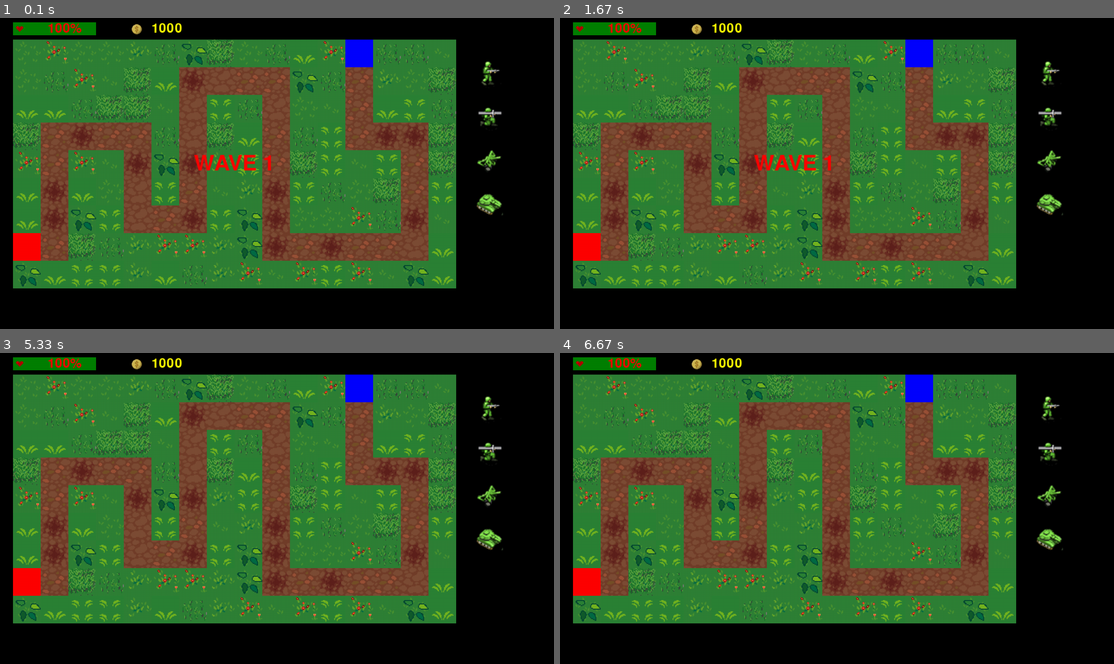
Above: before the commit, frames 1-4 (two rows, left to right).
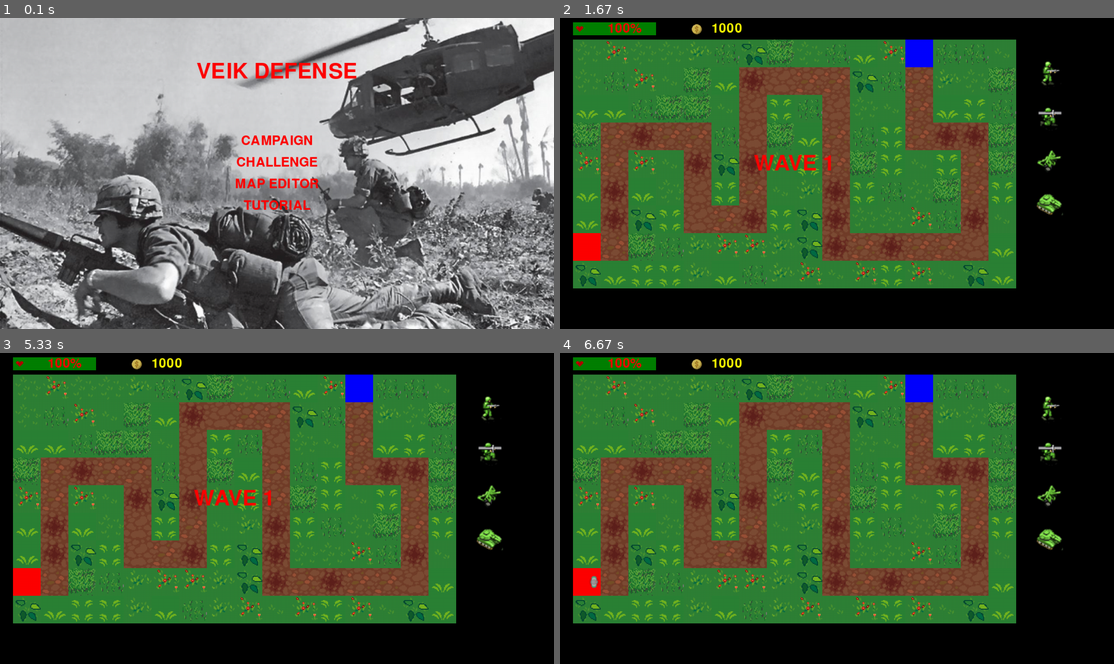
Above: after the commit, the same moments.

Repository: Eric-Guerra-Ribeiro/veik-defense
Game: pygame game, started from main.py
The game is run twice, just before and just after one commit, with the same random seed, the same clock (stepped at 60 frames per second) and the same inputs.
Inputs (mouse positions are in pixels of both pictures, inside the frame that each line leads up to):
- Up to frame 1 (0.1 s): no input
- Up to frame 2 (1.67 s): click (837, 173) at 0.38 s; tap Space at 0.67 s; click (665, 126) at 1.05 s
- Up to frame 3 (5.33 s): no input
- Up to frame 4 (6.67 s): no input

The runs differ from the first frame. In frame 1, 100% of the frame differs, in the area x 0-100%, y 0-100%; in frame 2, nothing differs; in frame 3, 0.4%; in frame 4, less than 0.1%.

Commit message:
Add game over and menu game states

Diff:
--- a/art.py
+++ b/art.py
@@ -20,6 +20,8 @@
         self.tower_imgs = self.make_tower_imgs()
         self.regular_font = pygame.font.Font('freesansbold.ttf', 30)
         self.big_font = pygame.font.Font('freesansbold.ttf', 50)
+        self.menu_background = pygame.image.load("backgrounds/menu.png")
+        self.game_over_background = pygame.image.load("backgrounds/game_over.png")
         self.tower_sounds = self.make_tower_sounds()
 
     def make_map_surface(self, bf_map):
@@ -32,7 +34,7 @@
         roadsprites = []
         for i in range(pgc.ROAD_SRITES):
             roadsprites.append(pygame.image.load("sprites/terrain/road{0}.png".format(i)))
-        map_img = pygame.Surface((pgc.GRID_SIZE*bf_map.width, (pgc.GRID_SIZE*bf_map.height)))
+        map_img = pygame.Surface((pgc.GRID_SIZE*bf_map.width, pgc.GRID_SIZE*bf_map.height))
         terrain_color = {
             enums.Terrain.ALLY_CAMP: pgc.ALLY_CAMP_COLOR,
             enums.Terrain.ENEMY_CAMP: pgc.ENEMY_CAMP_COLOR,
@@ -132,6 +134,10 @@
             self.draw_wave_text()
         elif self.game.game_state == enums.GameState.PLAYING:
             self.draw_playing()
+        elif self.game.game_state == enums.GameState.GAME_OVER:
+            self.draw_game_over()
+        elif self.game.game_state == enums.GameState.MENU:
+            self.draw_menu()
         self.draw_buttons()
         pygame.display.flip()
 
@@ -169,20 +175,42 @@
                    pgc.MAP_CORNER_POS[1] + (pgc.GRID_SIZE*gc.MAP_HEIGHT - text.get_height())//2)
         )
 
-    def draw_game_over_text(self):
+    def draw_game_over(self):
         """
         Draws game over text on screen.
         """
+        self.screen.blit(self.game_over_background, (0, 0))
+
         text = self.big_font.render('GAME OVER', True, pgc.RED)
-        self.screen.blit(text, ((pgc.WINDOW_WIDTH - text.get_width())/2 ,(pgc.WINDOW_HEIGHT - text.get_height())/3))
-
-        text = self.regular_font.render('Aperte qualquer tecla para reiniciar', True, pgc.RED)
         self.screen.blit(text, ((pgc.WINDOW_WIDTH - text.get_width())/2 ,(pgc.WINDOW_HEIGHT - text.get_height())/2))
 
-        pygame.display.flip()
+        text = self.regular_font.render("Press any key to restart", True, pgc.RED)
+        self.screen.blit(text, ((pgc.WINDOW_WIDTH - text.get_width())/2 ,(pgc.WINDOW_HEIGHT - text.get_height())/2 + 2*text.get_height()))
+
+    def draw_menu(self):
+        """
+        Draws the Menu
+        """
+        self.screen.blit(self.menu_background, (0, 0))
+        text = self.big_font.render('VEIK DEFENSE', True, pgc.RED)
+        self.screen.blit(text, ((pgc.WINDOW_WIDTH - text.get_width())/2 ,(2*text.get_height())))
+
+
 
 def BackgroundMusic():
     backgroundmusic = pygame.mixer.music.load("sounds/BackgroundMusic_FibradeHeroi.ogg")
     pygame.mixer.music.set_volume(0.5)
     pygame.mixer.music.play(-1)
     return backgroundmusic
+
+
+
+def menu_button_content(string):
+    """
+    Returns a pygame surface with a string for the size of the menu button.
+    """
+    regular_font = pygame.font.Font('freesansbold.ttf', 30)
+    text = regular_font.render(string, True, pgc.RED)
+    content = pygame.Surface((pgc.MENU_BUTTON_WIDTH, pgc.MENU_BUTTON_HEIGHT), pygame.SRCALPHA)
+    content.blit(text, ((pgc.MENU_BUTTON_WIDTH - text.get_width())/2 ,(pgc.MENU_BUTTON_HEIGHT - text.get_height())/2))
+    return content
--- a/enums.py
+++ b/enums.py
@@ -43,9 +43,15 @@
     Enum class for the states of the game.
     """
     MENU = enum.auto()
+    CHOOSE_MAP = enum.auto()
     PLAYING = enum.auto()
     GRACE_PERIOD = enum.auto()
+    PAUSED = enum.auto()
     WIN = enum.auto()
+    GAME_OVER = enum.auto()
+    MAP_EDITOR = enum.auto()
+    TUTORIAL = enum.auto
+
 
 class Direction(enum.Enum):
     """
--- a/gamecontroller.py
+++ b/gamecontroller.py
@@ -17,29 +17,30 @@
 
     def reset(self):
         self.running = True
-        self.go = False
         self.bf_map = battlefieldmap.BattleFieldMap()
         self.units = []
         self.towers = []
-        self.selected_tower = enums.Tower.MACHINE_GUN
+        self.selected_tower = None
         self.resources = BASE_RESOURCE
-        self._game_state = enums.GameState.GRACE_PERIOD
-        self.waves = waves.WaveController("waves/classic.json", self)
+        self._game_state = enums.GameState.MENU
+        self.waves = None
 
     def run(self):
-        self.waves.run()
-        for index, troop in enumerate(self.units):
-            if not troop.alive:
-                self.increase_resources(self.units[index].resource_reward)
-                del self.units[index]
-            else:
-                troop.move()
-        for tower in self.towers:
-            tower.find_target(self.units)
-            tower.shoot()
+        if (self._game_state == enums.GameState.PLAYING
+            or self._game_state == enums.GameState.GRACE_PERIOD):
+            self.waves.run()
+            for index, troop in enumerate(self.units):
+                if not troop.alive:
+                    self.increase_resources(self.units[index].resource_reward)
+                    del self.units[index]
+                else:
+                    troop.move()
+            for tower in self.towers:
+                tower.find_target(self.units)
+                tower.shoot()
 
-        if not self.bf_map.ally_camp.alive:
-            self.go = True
+            if not self.bf_map.ally_camp.alive:
+                self._game_state = enums.GameState.GAME_OVER
 
     def increase_resources(self, nmb):
         self.resources += nmb
--- a/inputs.py
+++ b/inputs.py
@@ -1,9 +1,12 @@
+import collections
+
 import pygame
 
 import enums
 import utils
 import gameconstants as gc
 import pygameconstants as pgc
+import art
 
 class Button:
     """
@@ -81,7 +84,21 @@
                 Board(pgc.MAP_CORNER_POS, (gc.MAP_WIDTH, gc.MAP_HEIGHT), pgc.GRID_SIZE, utils.add_tower, self.game)
             ]
         }
-        self.buttons = {
+        buttons = {
+            enums.GameState.MENU : [
+                Button(((pgc.WINDOW_WIDTH - pgc.MENU_BUTTON_WIDTH)/2, pgc.WINDOW_HEIGHT/2 - 2*pgc.MENU_BUTTON_HEIGHT),
+                       (pgc.MENU_BUTTON_WIDTH, pgc.MENU_BUTTON_HEIGHT), art.menu_button_content("CAMPAIGN"),
+                       lambda _game: utils.begin_campaign(_game), game),
+                Button(((pgc.WINDOW_WIDTH - pgc.MENU_BUTTON_WIDTH)/2, pgc.WINDOW_HEIGHT/2 - 1*pgc.MENU_BUTTON_HEIGHT),
+                       (pgc.MENU_BUTTON_WIDTH, pgc.MENU_BUTTON_HEIGHT), art.menu_button_content("CHALLENGE"),
+                       lambda _game: utils.begin_challenge(_game), game),
+                Button(((pgc.WINDOW_WIDTH - pgc.MENU_BUTTON_WIDTH)/2, pgc.WINDOW_HEIGHT/2 + 0*pgc.MENU_BUTTON_HEIGHT),
+                       (pgc.MENU_BUTTON_WIDTH, pgc.MENU_BUTTON_HEIGHT), art.menu_button_content("MAP EDITOR"),
+                       lambda _game: None, game),
+                Button(((pgc.WINDOW_WIDTH - pgc.MENU_BUTTON_WIDTH)/2, pgc.WINDOW_HEIGHT/2 + 1*pgc.MENU_BUTTON_HEIGHT),
+                       (pgc.MENU_BUTTON_WIDTH, pgc.MENU_BUTTON_HEIGHT), art.menu_button_content("TUTORIAL"),
+                       lambda _game: None, game)
+            ],
             enums.GameState.PLAYING : [
                 Button((1100,100), (pgc.GRID_SIZE, pgc.GRID_SIZE), pygame.image.load("sprites/tower/machinegun0.png"),
                        lambda _game: utils.select_tower(_game, enums.Tower.MACHINE_GUN), game),
@@ -95,6 +112,8 @@
             ]
         }
 
+        self.buttons = collections.defaultdict(lambda: [], buttons)
+
     def get_buttons(self):
         if self.game.game_state == enums.GameState.GRACE_PERIOD:
             return self.buttons[enums.GameState.PLAYING]
@@ -104,12 +123,13 @@
         """
         Reads the input accoring to game state.
         """
-        if (self.game.game_state == enums.GameState.PLAYING
-            or self.game.game_state == enums.GameState.GRACE_PERIOD):
-            for event in pygame.event.get():
-                if event.type == pygame.QUIT:
-                    self.game.running = False
-                elif event.type == pygame.KEYDOWN:
+        for event in pygame.event.get():
+            if event.type == pygame.QUIT:
+                self.game.running = False
+
+            if (self.game.game_state == enums.GameState.PLAYING
+                or self.game.game_state == enums.GameState.GRACE_PERIOD):
+                if event.type == pygame.KEYDOWN:
                     if event.key == pygame.K_SPACE:
                         # TODO Pause game
                         pass
@@ -118,3 +138,10 @@
                         board.press(pygame.mouse.get_pos())
                     for button in self.buttons[enums.GameState.PLAYING]:
                         button.press(pygame.mouse.get_pos())
+            elif self.game.game_state == enums.GameState.GAME_OVER:
+                if event.type == pygame.KEYDOWN or event.type == pygame.MOUSEBUTTONDOWN:
+                    self.game.reset()
+            elif self.game.game_state == enums.GameState.MENU:
+                if event.type == pygame.MOUSEBUTTONDOWN:
+                    for button in self.buttons[enums.GameState.MENU]:
+                        button.press(pygame.mouse.get_pos())
--- a/main.py
+++ b/main.py
@@ -12,7 +12,7 @@
     """
 
     def show_go_screen():
-        arts.draw_game_over_text()
+        arts.draw_game_over()
         waiting = True
         while waiting:
             clock.tick(pgc.FREQUENCY)
@@ -32,9 +32,6 @@
     input_sys = inputs.Input(game)
     arts = art.Art(screen, game, input_sys)
     while game.running:
-        if game.go:
-            show_go_screen()
-            game.reset()
         clock.tick(pgc.FREQUENCY)
         game.run()
         input_sys.input()
--- a/pygameconstants.py
+++ b/pygameconstants.py
@@ -12,6 +12,7 @@
 ALLY_CAMP_HP_PERC_POS = (110,10)
 ALLY_CAMP_RESOURCE_POS = (300,10)
 ALLY_CAMP_RESOURCE_NUMBER_POS = (350,10)
+
 # Colors
 BLACK = 0, 0, 0
 WHITE = 255, 255, 255
@@ -19,6 +20,13 @@
 RED = 255, 0, 0
 YELLOW = 255 , 255, 0
 
+# Buttons
+## Menu Buttons
+MENU_BUTTON_WIDTH = 250
+MENU_BUTTON_HEIGHT = 50
+MENU_BUTTON_BORDER = 3
+
+
 ROAD_SRITES = 3
 GRASS_SPRITES = 9
 ENEMY_SPRITES = 1
--- a/utils.py
+++ b/utils.py
@@ -1,5 +1,6 @@
 import enums
 import tower
+import waves
 
 def valid_index(index, list_dim):
     """
@@ -58,3 +59,19 @@
         game.selected_tower = None
     else:
         game.selected_tower = tower
+
+
+def begin_campaign(game):
+    """
+    Starts the game on campaign mode
+    """
+    game.game_state = enums.GameState.GRACE_PERIOD
+    game.waves = waves.WaveController("waves/classic.json", game)
+
+
+def begin_challenge(game):
+    """
+    Starts the game on challenge mode
+    """
+    game.game_state = enums.GameState.GRACE_PERIOD
+    game.waves = waves.WaveController("waves/endless.json", game)
--- /dev/null
+++ b/waves/endless.json
@@ -0,0 +1,5 @@
+[
+    [
+        {"n_units" : Infinity, "rate" : 1}, {"infantry" : 1}
+    ]
+]
Not shown, changed: README.md
Binary file added: backgrounds/game_over.png
Binary file added: backgrounds/menu.png
